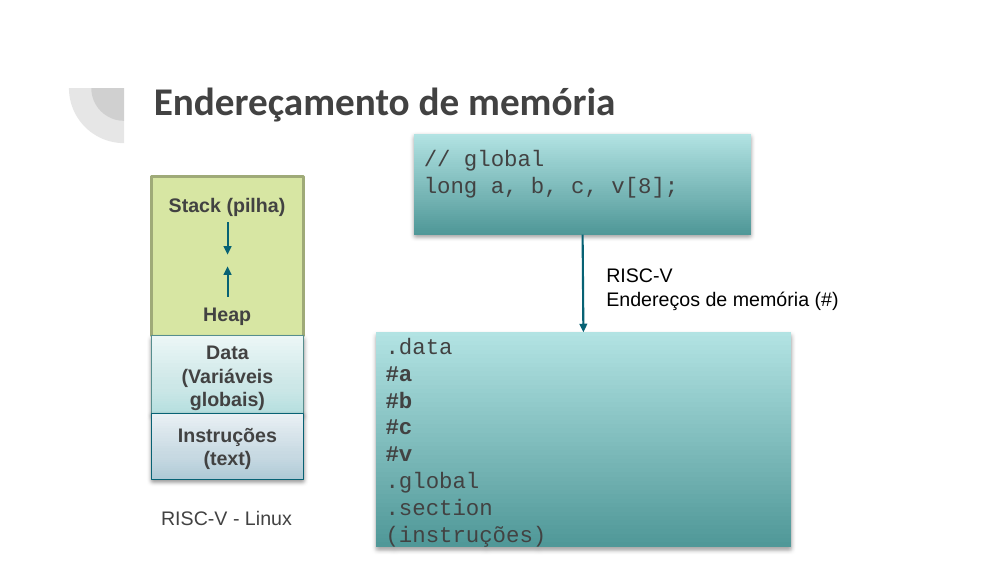
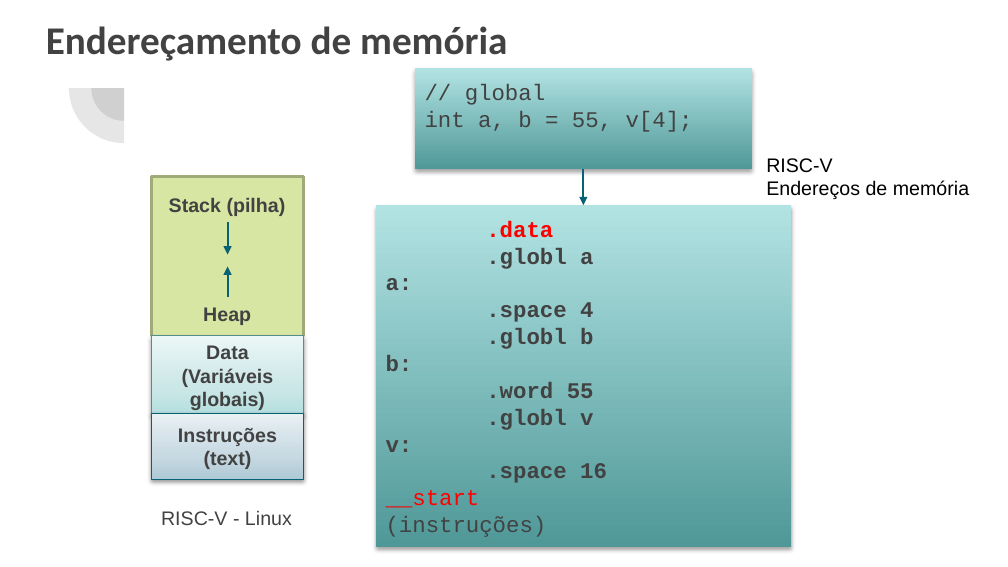
Before and after one commit to ajholanda/edu-compiladores, a slide deck: slide 7 of slides/geracao_codigo.pptx. Drawn at 1008x567 pixels with LibreOffice and Linux fonts; fonts in the diff are those of the drawing. Boxes give left, top, right and bottom in pixels: in the first picture for what was removed or moved away, otherwise in the second. Text is boxed around its words. In the diff, an @@ line names an element or a change of style, - is before the commit and + after.

Commit message:
add explanation of function setup and global vars

```diff
--- a/slides/geracao_codigo.pptx
+++ b/slides/geracao_codigo.pptx
@@ title "Endereçamento de memória": place and size @@
-title "Endereçamento de memória" at (154, 87, 615, 122)
+title "Endereçamento de memória" at (46, 26, 507, 61)
@@ rectangle "// global": place and size @@
-rectangle "// global" at (414, 134, 752, 235)
+rectangle "// global" at (414, 69, 752, 169)
@@ text in rectangle at (425, 111, 693, 132): text changed @@
-long a, b, c, v[8];
+int a, b = 55, v[4];
@@ text "RISC-V": place and size @@
-text "RISC-V" at (606, 268, 809, 310)
+text "RISC-V" at (766, 158, 969, 199)
@@ arrow moved from (583, 235) - (584, 332) to (584, 169) - (584, 206) @@
@@ rectangle ".data": place and size @@
-rectangle ".data" at (376, 332, 791, 546)
+rectangle ".data" at (376, 206, 791, 547)
@@ text at (766, 180, 969, 199): text changed @@
-Endereços de memória (#)
+Endereços de memória
@@ text in rectangle at (486, 221, 553, 238): text colour #424242 to #FF0000, bold on in ".data" @@
@@ text in rectangle at (386, 248, 607, 508): text changed; bold on @@
-#a
-#b
-#c
-#v
-.global
-.section
+.globl a
+a:
+.space 4
+.globl b
+b:
+.word 55
+.globl v
+v:
+.space 16
+__start
```
Also in this commit, not shown: 1 other slide changed, 1 slide added.
